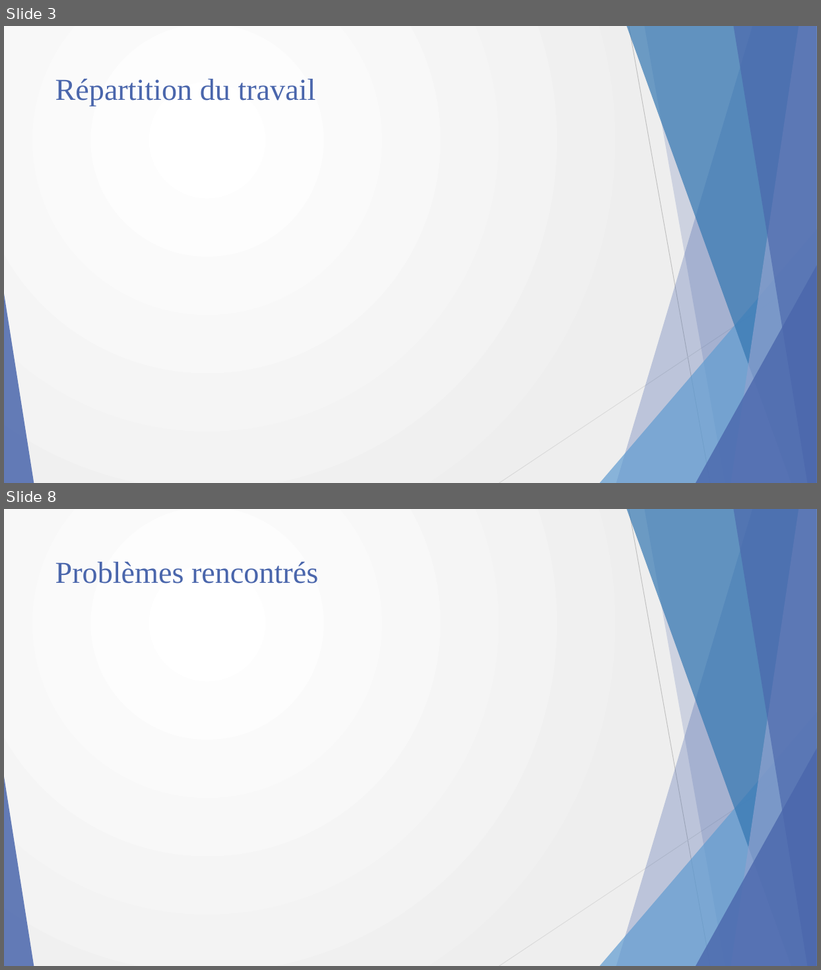
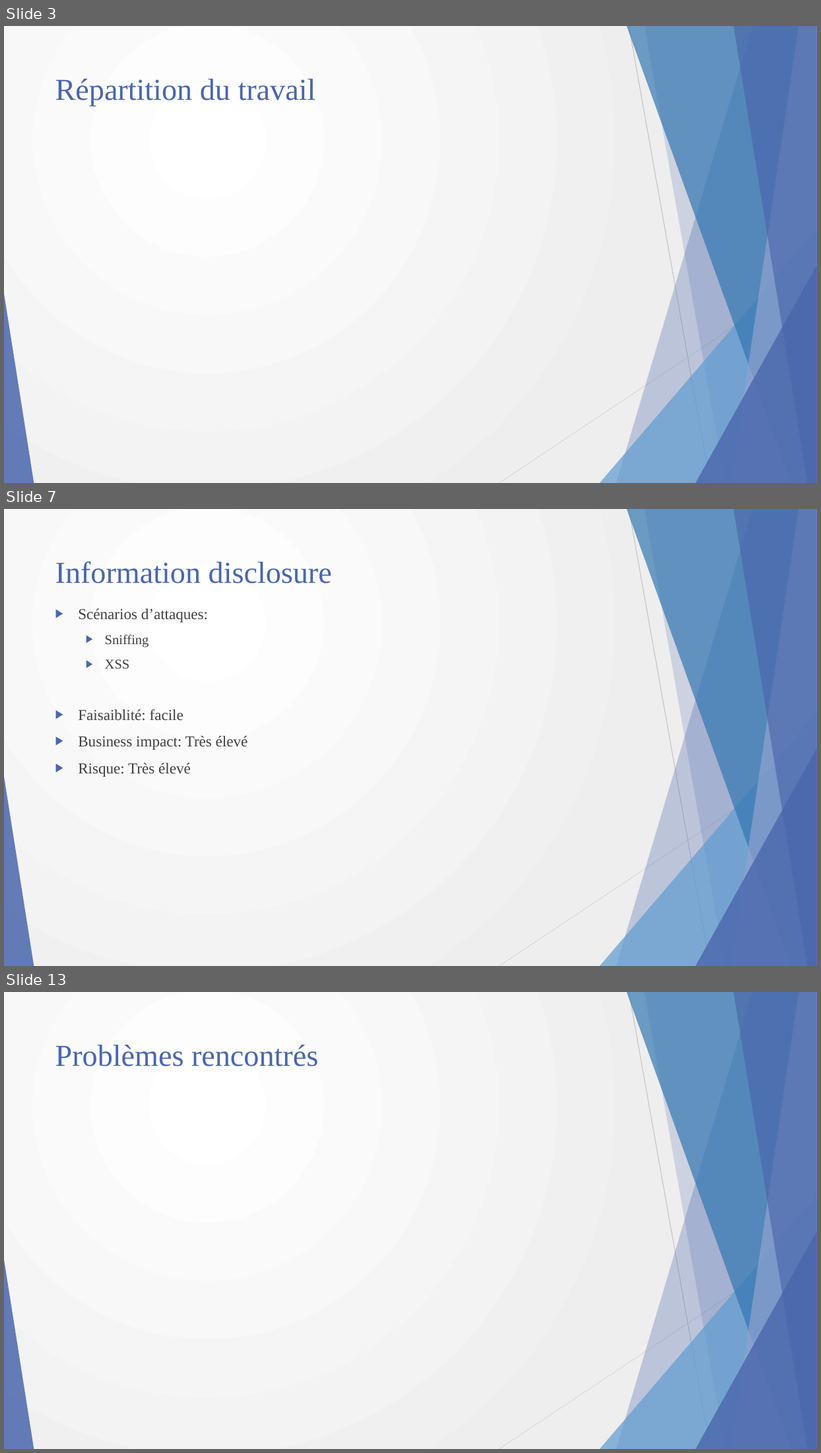
Before and after one commit to DDejviDD/STI-Project2, a slide deck: presentation.pptx. Shown one above the other, each under a label of ours: slides 3 and 8 before the commit, slides 3, 7 and 13 after it; the slides between them are not shown. The pictures are 821x970 and 821x1453 pixels, drawn with LibreOffice and Linux fonts; fonts in the diff are those of the drawing. Boxes give left, top, right and bottom in pixels: in the first picture for what was removed or moved away, otherwise in the second. Text is boxed around its words. In the diff, an @@ line names an element or a change of style, - is before the commit and + after.

```diff
--- a/presentation.pptx
+++ b/presentation.pptx
@@ slide 7 added at (x1=4, y1=509, x2=817, y2=966), background gradient #FFFFFF to #EEEEEE; not listed: 10 template elements that a slide beside it also shows @@
@@ title added at (x1=55, y1=561, x2=332, y2=584), 36 pt, text #4A66AC @@
+Information disclosure
@@ text added at (x1=78, y1=609, x2=248, y2=777), 18 pt, text #404040 @@
+▶ Scénarios d’attaques:
+  ▶ Sniffing
+  ▶ XSS
+▶ Faisaiblité: facile
+▶ Business impact: Très élevé
+▶ Risque: Très élevé
@@ what was slide 8 is now slide 13 @@
```
Also in this commit, not shown: 3 slides changed, 5 other slides added, 1 slide removed, 1 other file.
